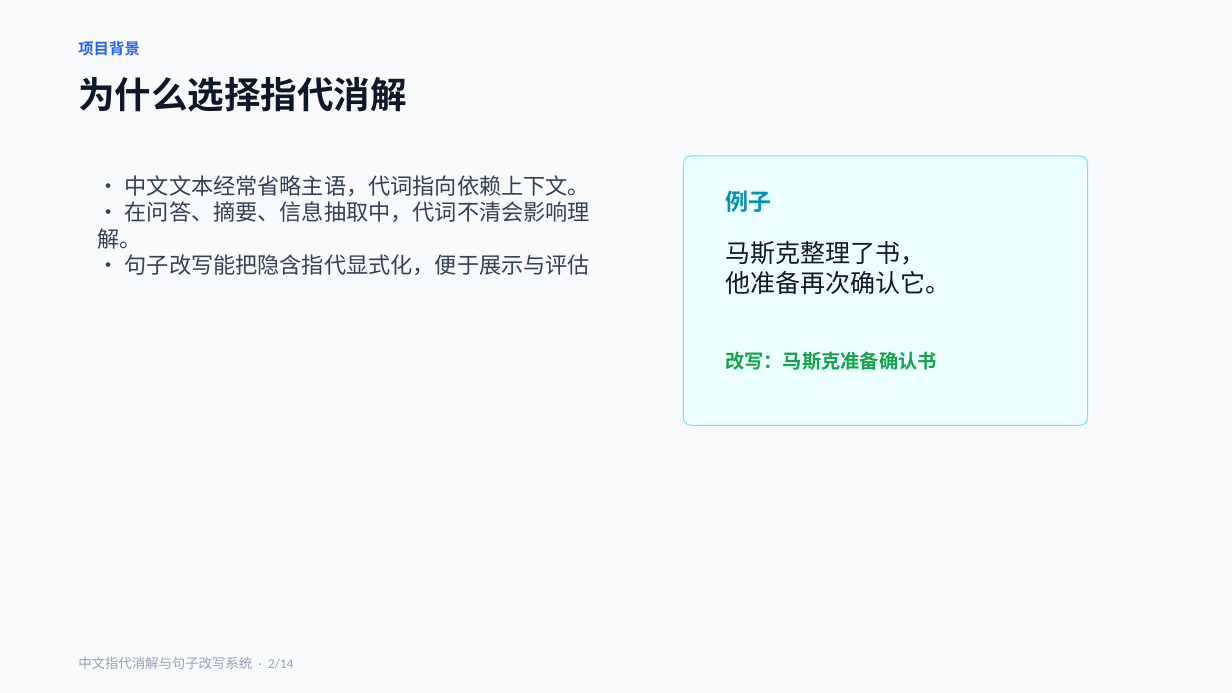
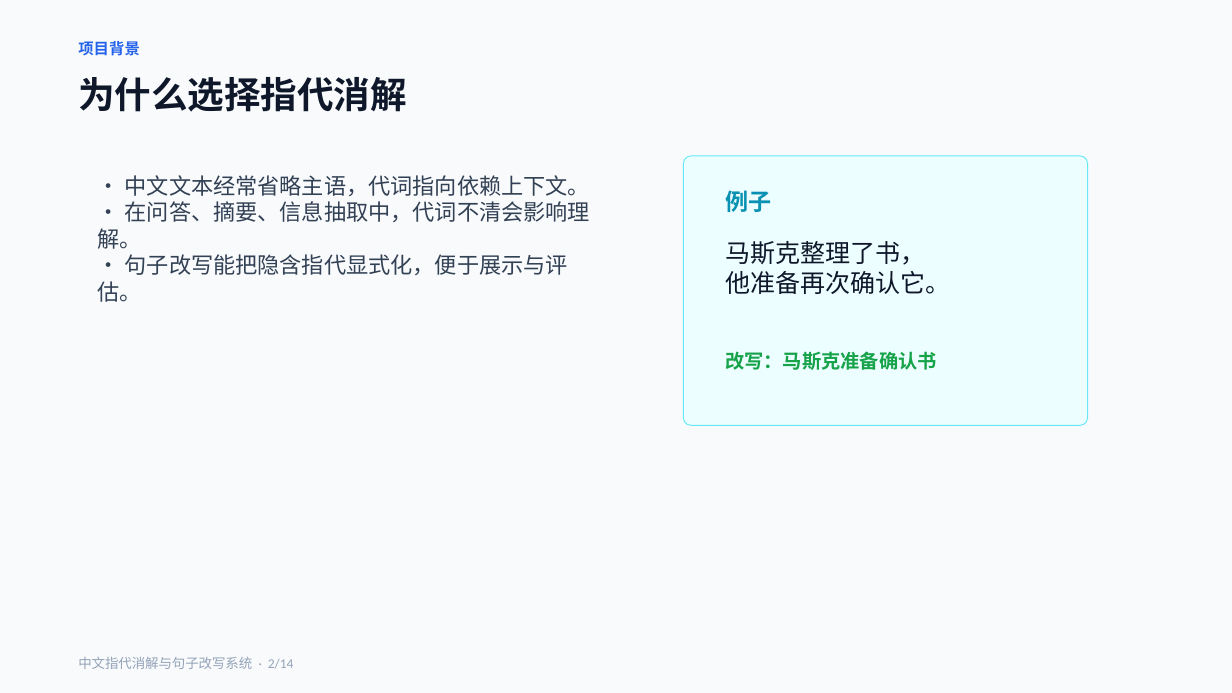
Before and after one commit to ShiningZec/chinese-coreference-rewrite, a slide deck: slide 2 of outputs/中文指代消解与句子改写系统_14页汇报PPT.pptx. Drawn at 1232x693 pixels with LibreOffice and Linux fonts; fonts in the diff are those of the drawing. Boxes give left, top, right and bottom in pixels: in the first picture for what was removed or moved away, otherwise in the second. Text is boxed around its words. In the diff, an @@ line names an element or a change of style, - is before the commit and + after.

```diff
--- a/outputs/中文指代消解与句子改写系统_14页汇报PPT.pptx
+++ b/outputs/中文指代消解与句子改写系统_14页汇报PPT.pptx
@@ text at (x1=98, y1=254, x2=568, y2=302): text changed @@
-• 句子改写能把隐含指代显式化，便于展示与评估
+• 句子改写能把隐含指代显式化，便于展示与评估。
```
Also in this commit, not shown: 8 other slides changed, 29 other files.
